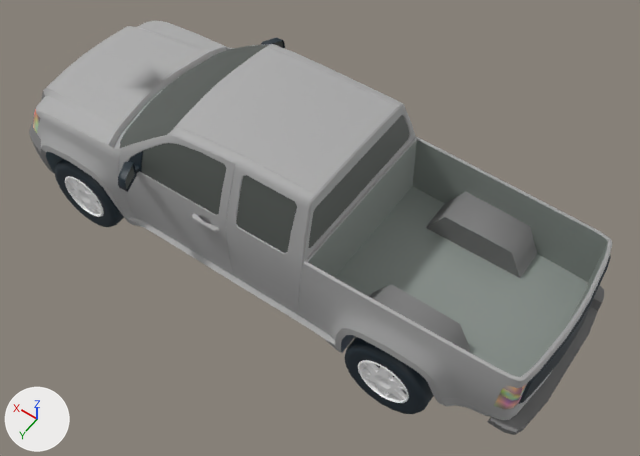
Before and after pictures for a commit that changed the FBX model Assets/Vehicle/Pickup/Pickup.fbx.
Both versions are drawn from a 50 mm camera at (-1.63, 2.15, 3.65) aimed at (-0.14, 0.05, 0.36). Every picture has the same lights, and +X, +Y and +Z are marked at lower left. Where no turn or scale is listed for an object, it has been applied to the vertices. Vertices at the same position are counted once.

Before the edit, the objects in view are built like this:
```python
me_mesh_036 = bpy.data.meshes.new('Mesh.036')
me_mesh_036.from_pydata(...)  # 3566 vertices, 5347 faces; spans x -1.41..1.51, y -0.58..0.58, z 0.0..0.96
# faces by material slot: [2355, 2992]
me_mesh_036.materials.append(mat_body_005)  # its picture is missing
me_mesh_036.materials.append(mat_temp)  # picture img_colorpallet_png
ob_pickup_body = bpy.data.objects.new('Pickup Body', me_mesh_036)
ob_pickup_body.location = (0.0, 0.0, 0.0)
```
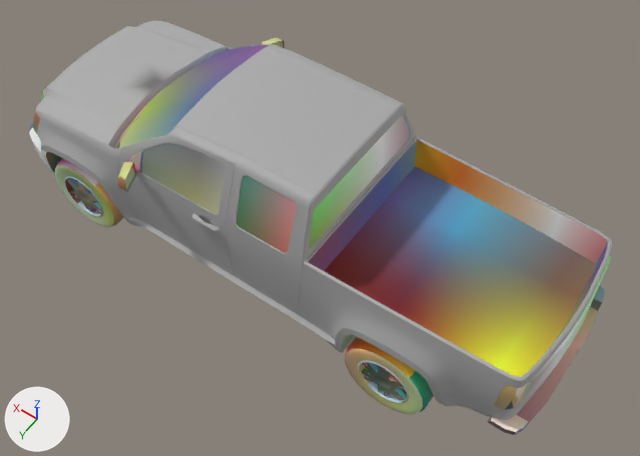
Edits to the bpy script that builds the scene:
```text
Change me_mesh_036:
    used by ob_pickup_body; location = (0.0, 0.0, 0.0)
    remove me_mesh_036.from_pydata(...)  # 3566 vertices, 5347 faces; spans x -1.41..1.51, y -0.58..0.58, z 0.0..0.96
    add me_mesh_036.from_pydata(...)  # 3560 vertices, 5337 faces; spans x -1.41..1.51, y -0.58..0.58, z 0.0..0.96
    me_mesh_036 part 1
    15 vertices are removed from x -1.04..-0.36, y -0.41..0.41, z 0.37..0.51
    46 faces are deleted
    8 vertices in x -1.33..-1.04, y -0.4..0.38, z 0.37 move by (0.0, 0.0, 0.14)
    1 vertex moves from x -1.04, y 0.39, z 0.37 to x -1.04, y 0.4, z 0.51
    9 vertices are added at x -1.04..-0.36, y -0.41..0.41, z 0.51
    36 new faces join them, mat_temp (picture img_colorpallet_png)
    me_mesh_036 part 2: 5298 kept faces spanning x -1.41..1.51, y -0.58..0.58, z 0.0..0.96 get new texture (UV) coordinates
    me_mesh_036 part 3: 16 faces spanning x 0.72..0.86, y -0.43..0.42, z 0.63..0.69 switch from mat_body_005 (its picture is missing) to mat_temp (picture img_colorpallet_png)
```

What differs and where, as boxes (x1, y1, x2, y2) in the pictures (640 x 456 px; the box of a moved part takes in the faces that stretch with it):
part 1 of me_mesh_036, moved or reshaped
    both: (308, 140, 608, 377)
part 2 of me_mesh_036, surface changed
    both: (29, 38, 611, 435)
part 3 of me_mesh_036, recoloured
    both: (114, 77, 179, 148)
